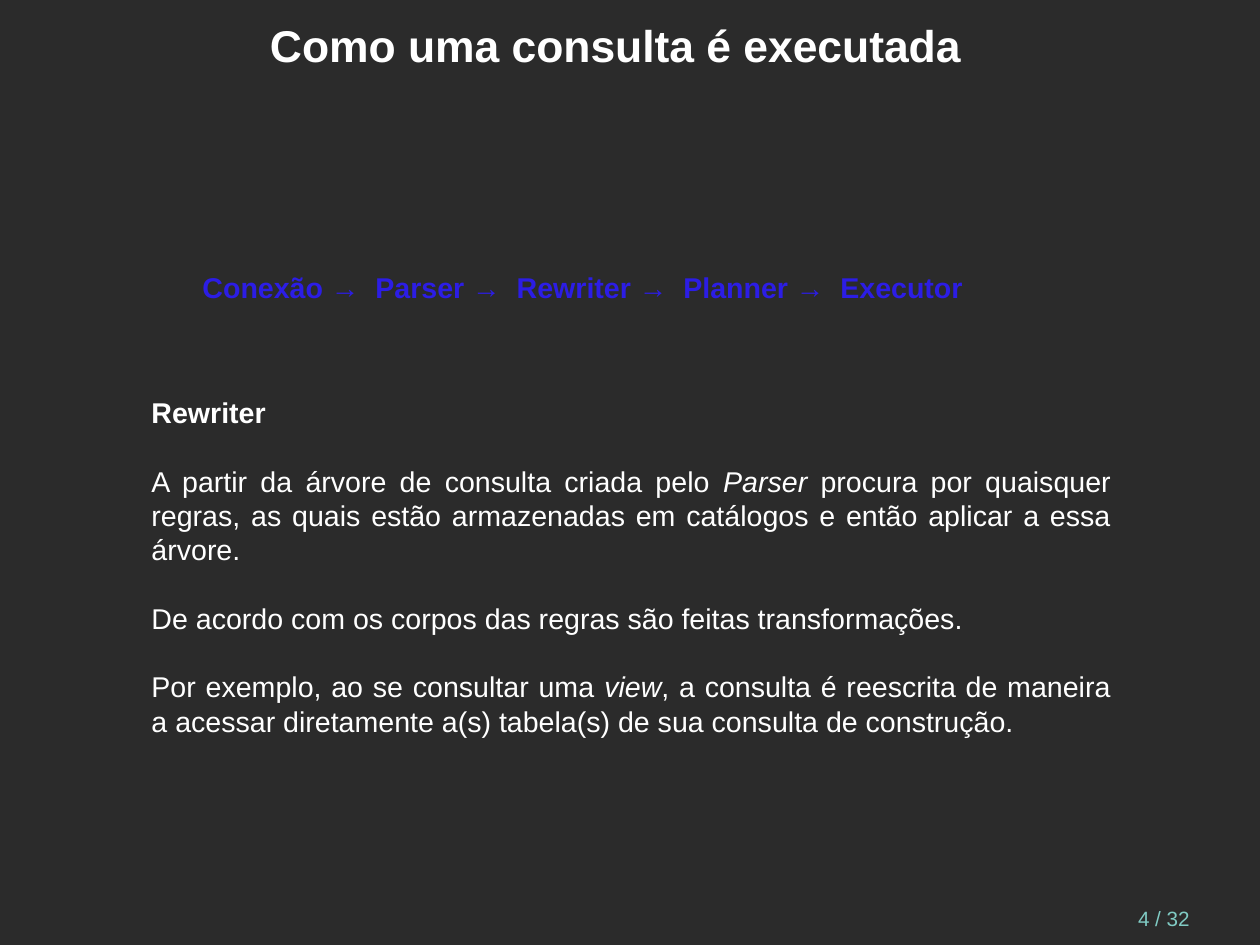
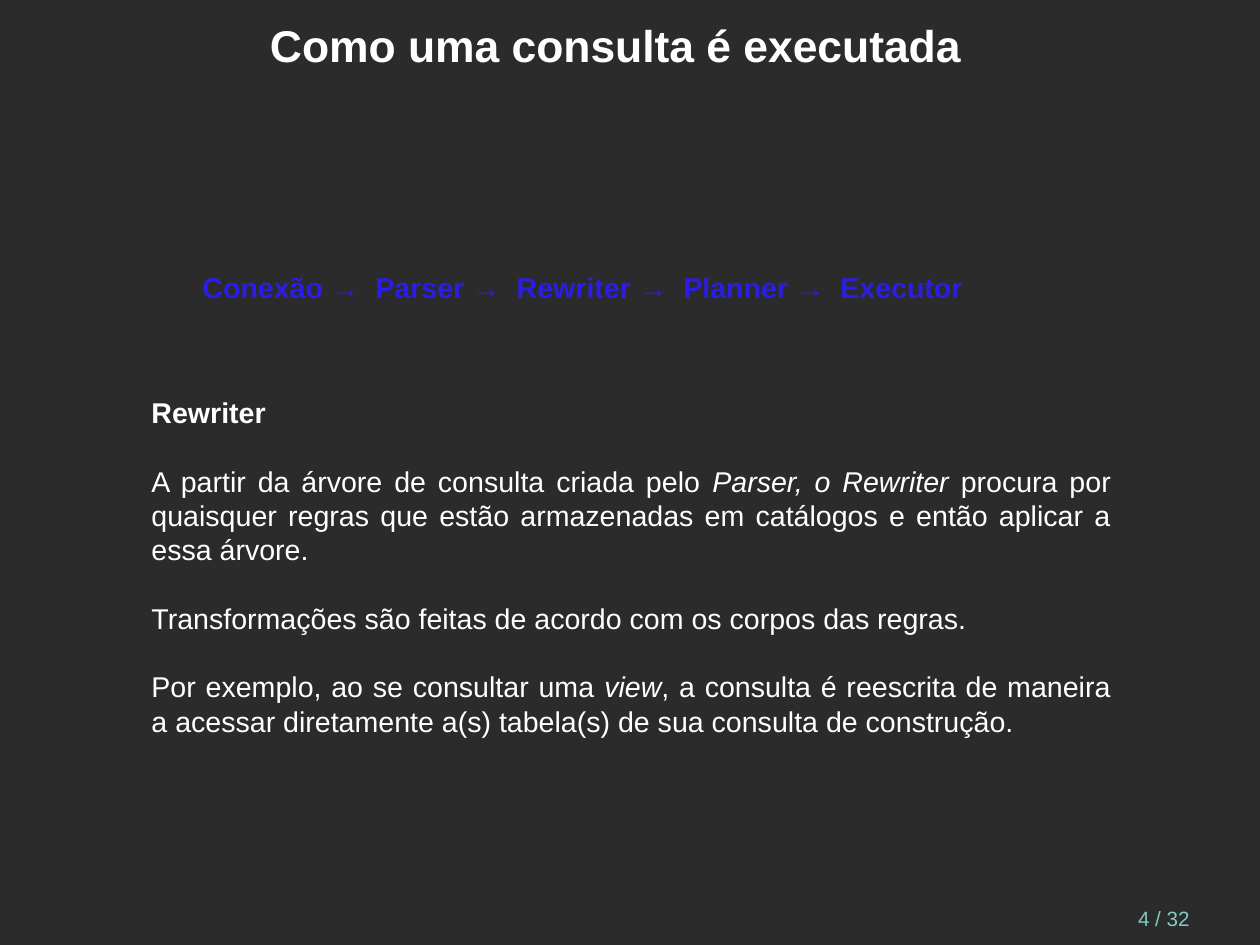
Before and after one commit to juliano777/my_slides, a slide deck: slide 4 of postgresql/pgconf/2025/jit/jit-pt_br.odp. Drawn at 1260x945 pixels with LibreOffice and Linux fonts; fonts in the diff are those of the drawing; background and template pictures are left out; a plain dark background stands for a picture behind light text. Boxes give left, top, right and bottom in pixels: in the first picture for what was removed or moved away, otherwise in the second. Text is boxed around its words. In the diff, an @@ line names an element or a change of style, - is before the commit and + after.

```diff
--- a/postgresql/pgconf/2025/jit/jit-pt_br.odp
+++ b/postgresql/pgconf/2025/jit/jit-pt_br.odp
@@ text at [151, 471, 1110, 634]: text changed @@
-A partir da árvore de consulta criada pelo Parser procura por quaisquer regras, as quais estão armazenadas em catálogos e então aplicar a essa árvore.
-De acordo com os corpos das regras são feitas transformações.
+A partir da árvore de consulta criada pelo Parser, o Rewriter procura por quaisquer regras que estão armazenadas em catálogos e então aplicar a essa árvore.
+Transformações são feitas de acordo com os corpos das regras.
```
Also in this commit, not shown: 6 other slides changed, 1 other file.
